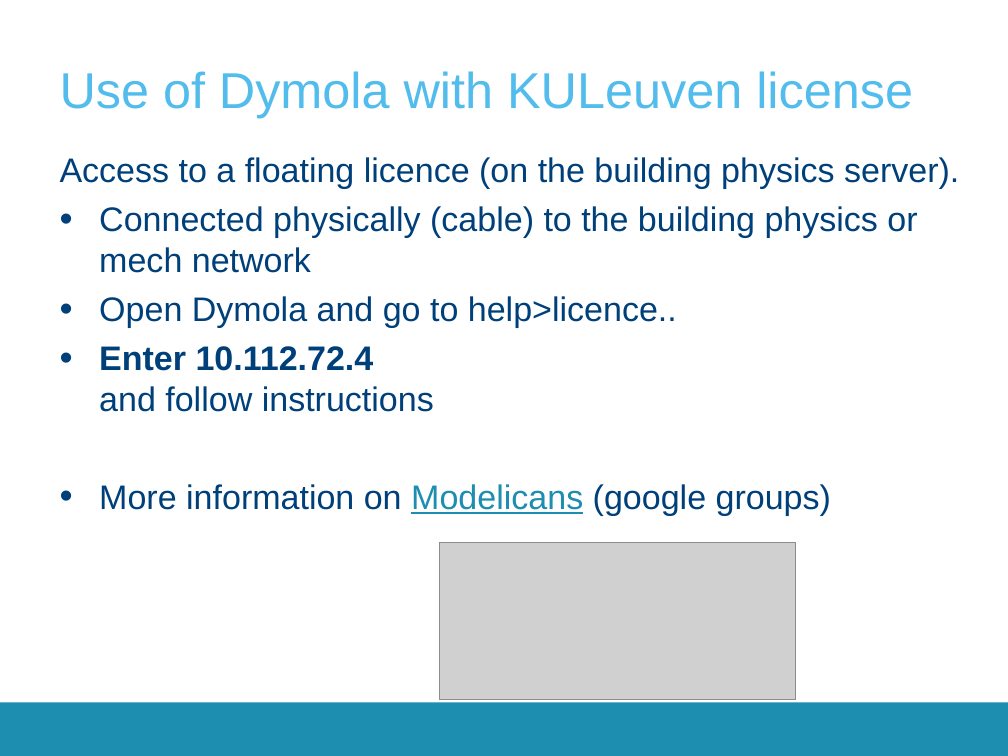
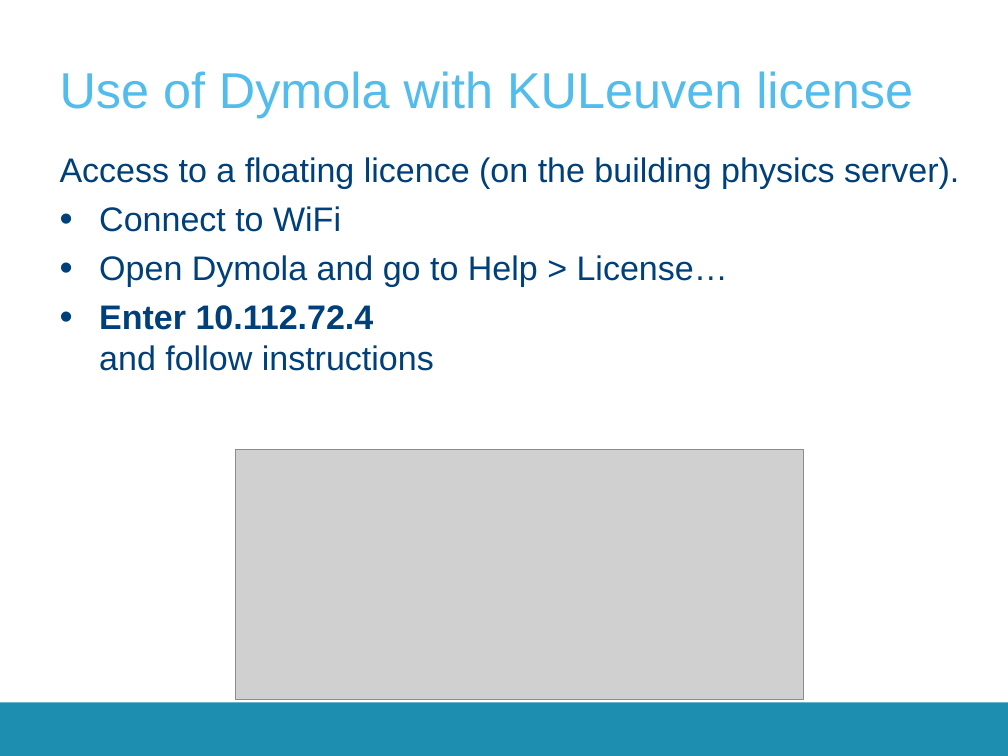
Before and after one commit to open-ideas/__CrashCourse__, a slide deck: slide 20 of 2017-2018/Presentations/CrashCourse_2016.pptx (slide 19 before the commit). Drawn at 1008x756 pixels with LibreOffice and Linux fonts; fonts in the diff are those of the drawing; grey boxes stand for pictures; background and template pictures are left out. Boxes give left, top, right and bottom in pixels: in the first picture for what was removed or moved away, otherwise in the second. Text is boxed around its words. In the diff, an @@ line names an element or a change of style, - is before the commit and + after.

```diff
--- a/2017-2018/Presentations/CrashCourse_2016.pptx
+++ b/2017-2018/Presentations/CrashCourse_2016.pptx
@@ text at [99,206,728,287]: text changed @@
-• Connected physically (cable) to the building physics or mech network
-• Open Dymola and go to help>licence..
+• Connect to WiFi
+• Open Dymola and go to Help > License…
@@ picture: place and size @@
-picture at [440,543,797,700]
+picture at [236,449,803,699]
@@ text at [99,484,831,516]: paragraph removed @@
-• More information on Modelicans (google groups)
```
Also in this commit, not shown: 14 other slides changed, 14 slides added, 10 slides removed.
